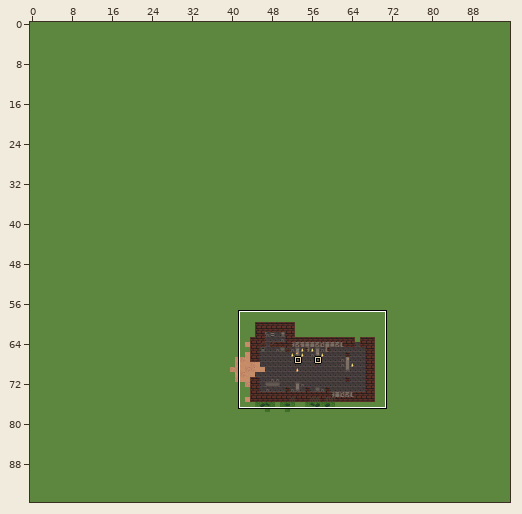
One commit to this LDtk project: level/level.ldtk. The first picture is a wide view before the edit; the outline marks the close-up.
Close-up. Before:
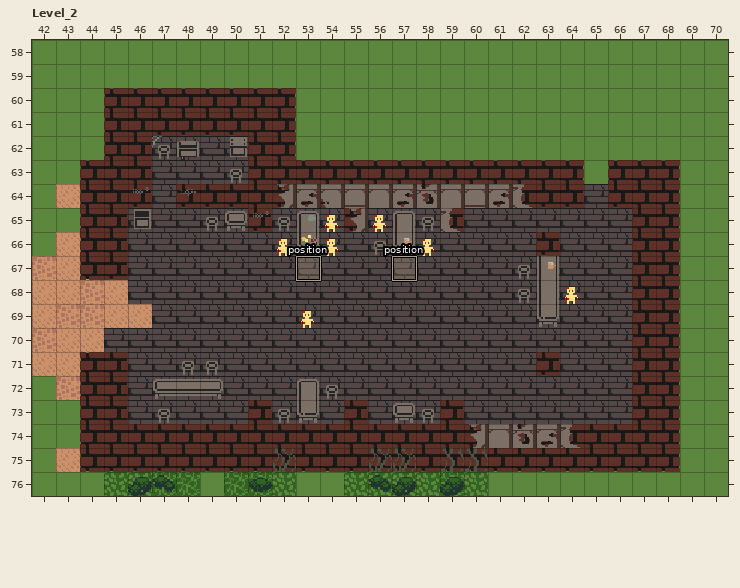
Cells are 16x16 px. Shown: Level_2 x 42..70, y 58..76.
The result:
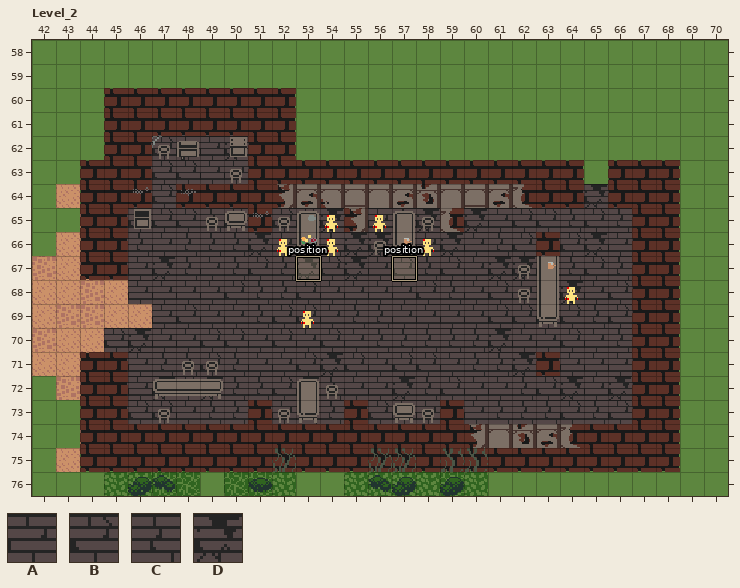
Key: from "tiles": A 16, B 17, C 24, D 25.
_ is an empty cell.
The commit says: tiles.planks variations (+3)
The exact change:
{"where": "layer \"tiles_t\""}
{"y":62,"x":49,"old":"BB","new":"AD"}
{"y":63,"x":49,"old":"BB","new":"AA"}
{"y":64,"x":65,"old":"B","new":"D"}
{"y":65,"x":49,"old":"B","new":"C"}
{"y":65,"x":54,"old":"B","new":"D"}
{"y":65,"x":56,"old":"BBB","new":"ACD"}
{"y":65,"x":60,"old":"BB","new":"DA"}
{"y":65,"x":64,"old":"B","new":"C"}
{"y":65,"x":66,"old":"B","new":"C"}
{"y":66,"x":46,"old":"BBBBBBB","new":"CACCCDA"}
{"y":66,"x":54,"old":"BBB","new":"CDD"}
{"y":66,"x":58,"old":"BBBB","new":"ADAC"}
{"y":66,"x":65,"old":"BB","new":"DA"}
{"y":67,"x":46,"old":"BBBBB","new":"ADCAC"}
{"y":67,"x":52,"old":"BB","new":"CD"}
{"y":67,"x":55,"old":"BB","new":"DA"}
{"y":67,"x":58,"old":"B","new":"C"}
{"y":67,"x":60,"old":"BBB","new":"ADD"}
{"y":67,"x":64,"old":"B","new":"C"}
{"y":67,"x":66,"old":"B","new":"C"}
{"y":68,"x":46,"old":"BBBB","new":"AAAA"}
{"y":68,"x":51,"old":"BB","new":"CC"}
{"y":68,"x":54,"old":"BBBB","new":"AAAA"}
{"y":68,"x":59,"old":"BB","new":"CA"}
{"y":68,"x":62,"old":"B","new":"A"}
{"y":68,"x":64,"old":"BB","new":"DA"}
{"y":69,"x":47,"old":"B","new":"A"}
{"y":69,"x":49,"old":"BBB","new":"AAC"}
{"y":69,"x":54,"old":"BBBBBBB","new":"ACCAAAA"}
{"y":69,"x":65,"old":"B","new":"C"}
{"y":70,"x":46,"old":"BBB","new":"DAA"}
{"y":70,"x":51,"old":"B","new":"A"}
{"y":70,"x":53,"old":"B","new":"A"}
{"y":70,"x":55,"old":"BBBBBBBBB","new":"ACCCCCDAA"}
{"y":70,"x":65,"old":"BB","new":"AC"}
{"y":71,"x":46,"old":"BBB","new":"ACC"}
{"y":71,"x":50,"old":"BBB","new":"CAA"}
{"y":71,"x":54,"old":"B","new":"D"}
{"y":71,"x":56,"old":"B","new":"A"}
{"y":71,"x":59,"old":"BBBB","new":"ACCD"}
{"y":71,"x":64,"old":"BBB","new":"AAA"}
{"y":72,"x":46,"old":"BB","new":"AD"}
{"y":72,"x":49,"old":"BBB","new":"DCC"}
{"y":72,"x":53,"old":"BBBBBB","new":"DCAADC"}
{"y":72,"x":60,"old":"BBB","new":"AAC"}
{"y":72,"x":64,"old":"BBB","new":"DAD"}
{"y":73,"x":48,"old":"BBB","new":"ACC"}
{"y":73,"x":52,"old":"BBB","new":"ACC"}
{"y":73,"x":58,"old":"B","new":"A"}
{"y":73,"x":60,"old":"BBBB","new":"ACCC"}
{"y":73,"x":65,"old":"B","new":"C"}
{"label":"changed","picture_box":[201,137,245,178]}
{"label":"changed","picture_box":[128,185,631,424]}
